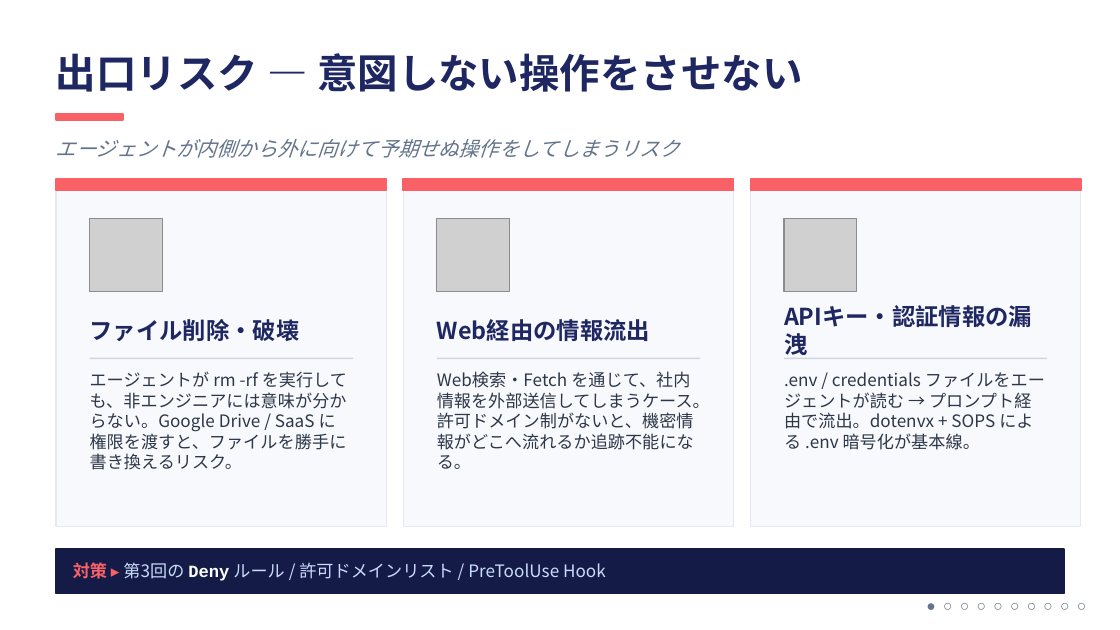
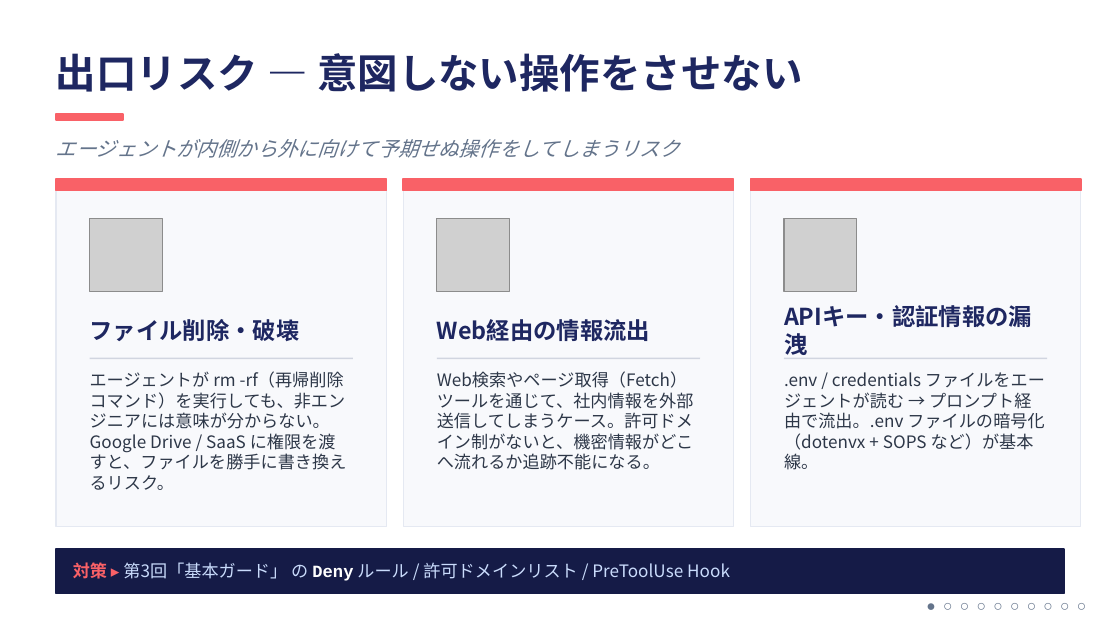
Before and after one commit to ktsuchida11/ClaudeWorkshop, a slide deck: slide 7 of session1/session1_full.pptx. Drawn at 1120x630 pixels with LibreOffice and Linux fonts; fonts in the diff are those of the drawing; grey boxes stand for pictures. Boxes give left, top, right and bottom in pixels: in the first picture for what was removed or moved away, otherwise in the second. Text is boxed around its words. In the diff, an @@ line names an element or a change of style, - is before the commit and + after.

```diff
--- a/session1/session1_full.pptx
+++ b/session1/session1_full.pptx
@@ text at [90,371,347,490]: text changed @@
-エージェントが rm -rf を実行しても、非エンジニアには意味が分からない。Google Drive / SaaS に権限を渡すと、ファイルを勝手に書き換えるリスク。
+エージェントが rm -rf（再帰削除コマンド）を実行しても、非エンジニアには意味が分からない。Google Drive / SaaS に権限を渡すと、ファイルを勝手に書き換えるリスク。
@@ text at [437,371,694,470]: text changed @@
-Web検索・Fetch を通じて、社内情報を外部送信してしまうケース。許可ドメイン制がないと、機密情報がどこへ流れるか追跡不能になる。
+Web検索やページ取得（Fetch）ツールを通じて、社内情報を外部送信してしまうケース。許可ドメイン制がないと、機密情報がどこへ流れるか追跡不能になる。
@@ text at [784,372,1045,470]: text changed @@
-.env / credentials ファイルをエージェントが読む → プロンプト経由で流出。dotenvx + SOPS による .env 暗号化が基本線。
+.env / credentials ファイルをエージェントが読む → プロンプト経由で流出。.env ファイルの暗号化（dotenvx + SOPS など）が基本線。
@@ text at [73,562,730,581]: text changed @@
-対策 ▸ 第3回の Deny ルール / 許可ドメインリスト / PreToolUse Hook
+対策 ▸ 第3回「基本ガード」 の Deny ルール / 許可ドメインリスト / PreToolUse Hook
```
Also in this commit, not shown: 14 other slides changed.
